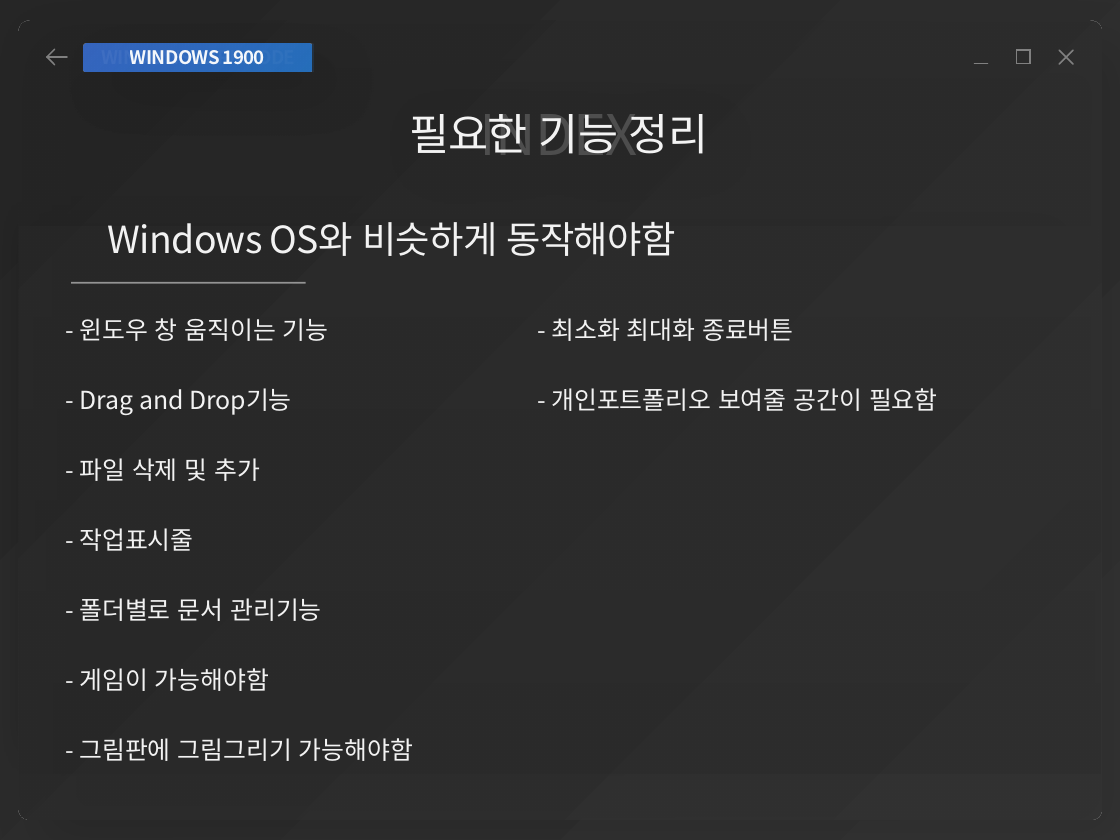
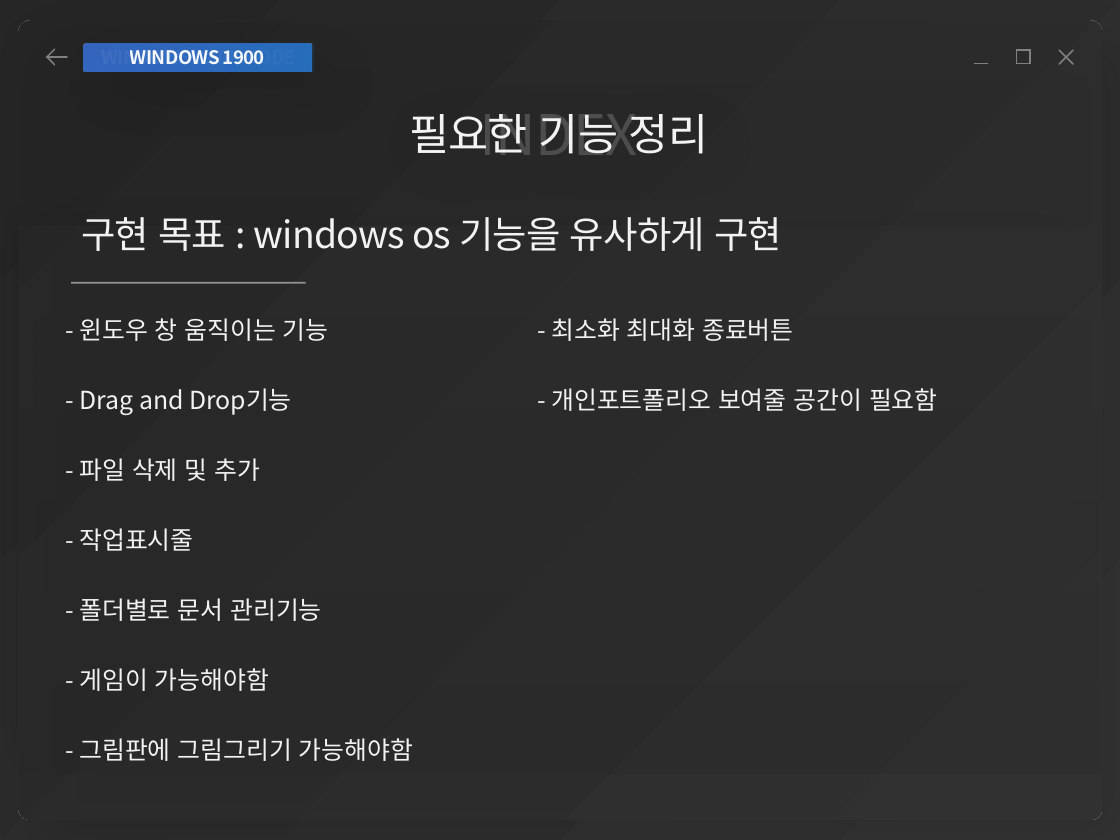
Before and after one commit to yonggyu01/windowProject, a slide deck: slide 8 of 김용규 개인포폴.pptx. Drawn at 1120x840 pixels with LibreOffice and Linux fonts; fonts in the diff are those of the drawing; background and template pictures are left out. Boxes give left, top, right and bottom in pixels: in the first picture for what was removed or moved away, otherwise in the second. Text is boxed around its words. In the diff, an @@ line names an element or a change of style, - is before the commit and + after.

```diff
--- a/김용규 개인포폴.pptx
+++ b/김용규 개인포폴.pptx
@@ text at <box>81,217,782,251</box>: text changed @@
-Windows OS와 비슷하게 동작해야함
+구현 목표 : windows os 기능을 유사하게 구현
```
Also in this commit, not shown: 17 other slides changed, 4 other files.
